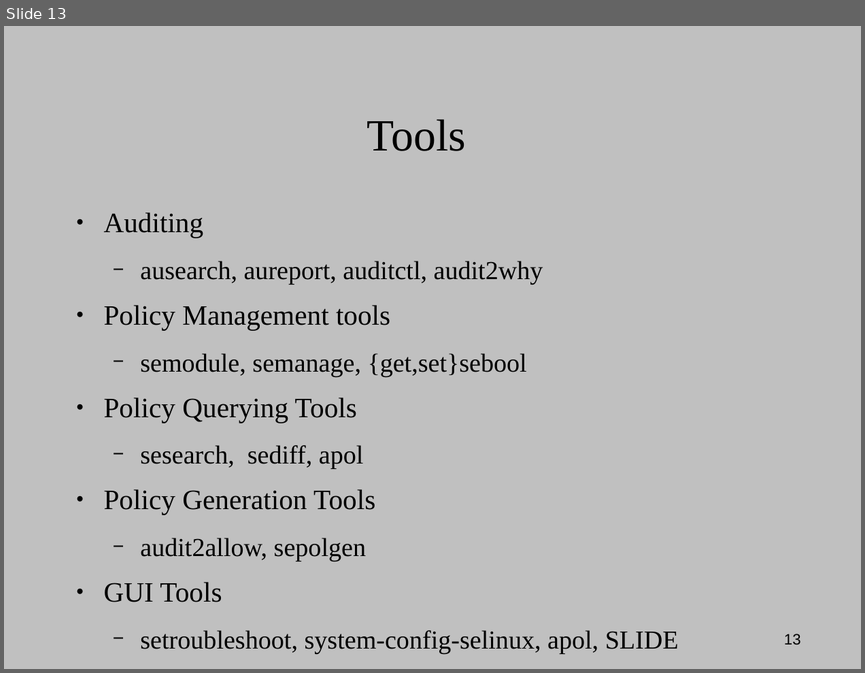
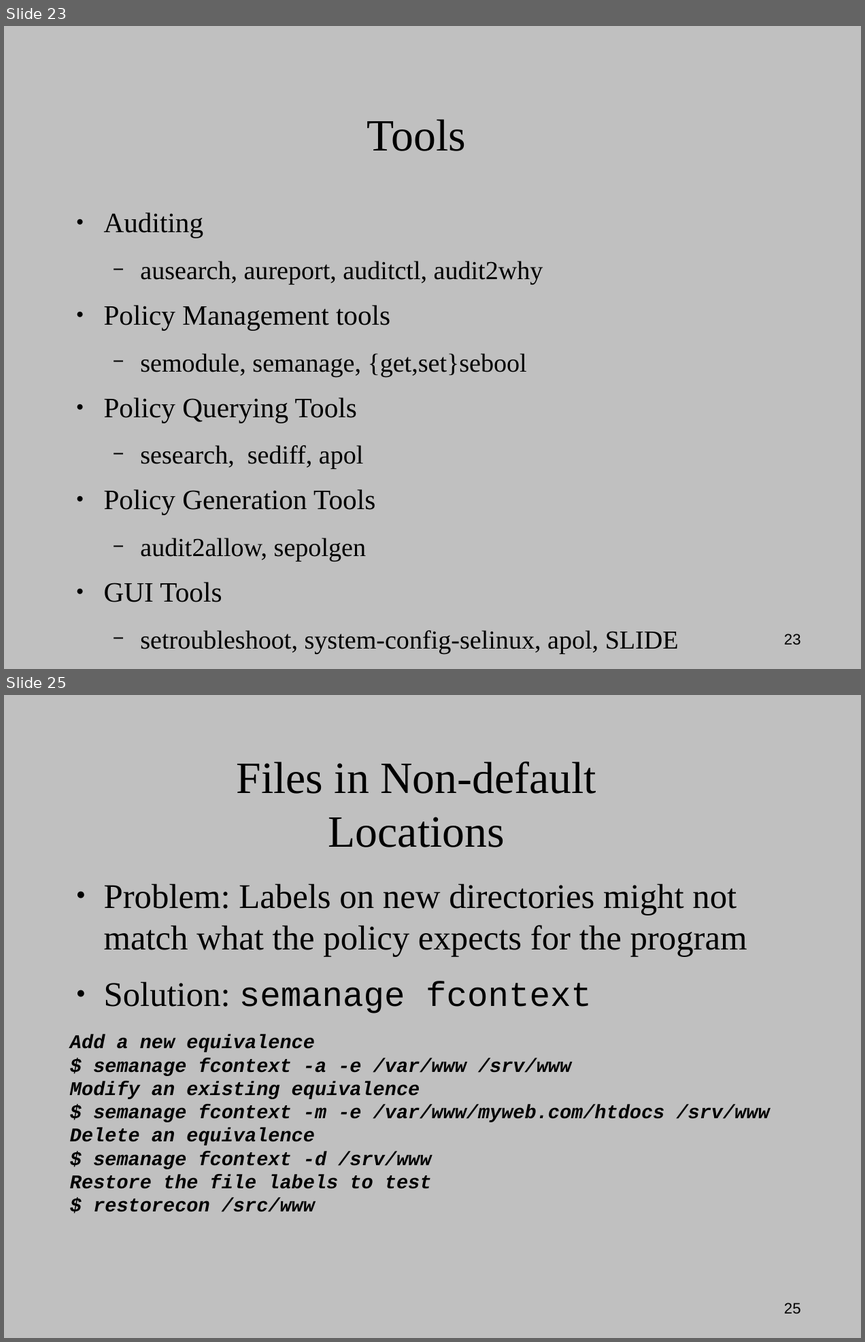
Before and after one commit to dpquigl/demystifying-selinux-part2, a slide deck: extra_slides.odp. Shown one above the other, each under a label of ours: slide 13 before the commit, slides 23 and 25 after it; the slides between them are not shown. The pictures are 865x673 and 865x1342 pixels, drawn with LibreOffice and Linux fonts; fonts in the diff are those of the drawing. Boxes give left, top, right and bottom in pixels: in the first picture for what was removed or moved away, otherwise in the second. Text is boxed around its words. In the diff, an @@ line names an element or a change of style, - is before the commit and + after.

```diff
--- a/extra_slides.odp
+++ b/extra_slides.odp
@@ slide 25 added at [4, 695, 861, 1338], background #C0C0C0; not listed: 1 template element that a slide beside it also shows @@
@@ title added at [237, 761, 596, 847], 41.4 pt, text #000000 @@
+Files in Non-default Locations
@@ text added at [104, 883, 747, 1013], 32 pt, text #000000 @@
+● Problem: Labels on new directories might not match what the policy expects for the program
+● Solution: semanage fcontext
@@ text added at [70, 1034, 770, 1212], 18 pt, text #000000, bold, italic @@
+Add a new equivalence
+$ semanage fcontext -a -e /var/www /srv/www
+Modify an existing equivalence
+$ semanage fcontext -m -e /var/www/myweb.com/htdocs /srv/www
+Delete an equivalence
+$ semanage fcontext -d /srv/www
+Restore the file labels to test
+$ restorecon /src/www
@@ what was slide 13 is now slide 23 @@
@@ page number at [784, 633, 801, 644]: text changed @@
-13
+23
```
Also in this commit, not shown: 16 other slides added, 1 slide removed, 2 other files.
